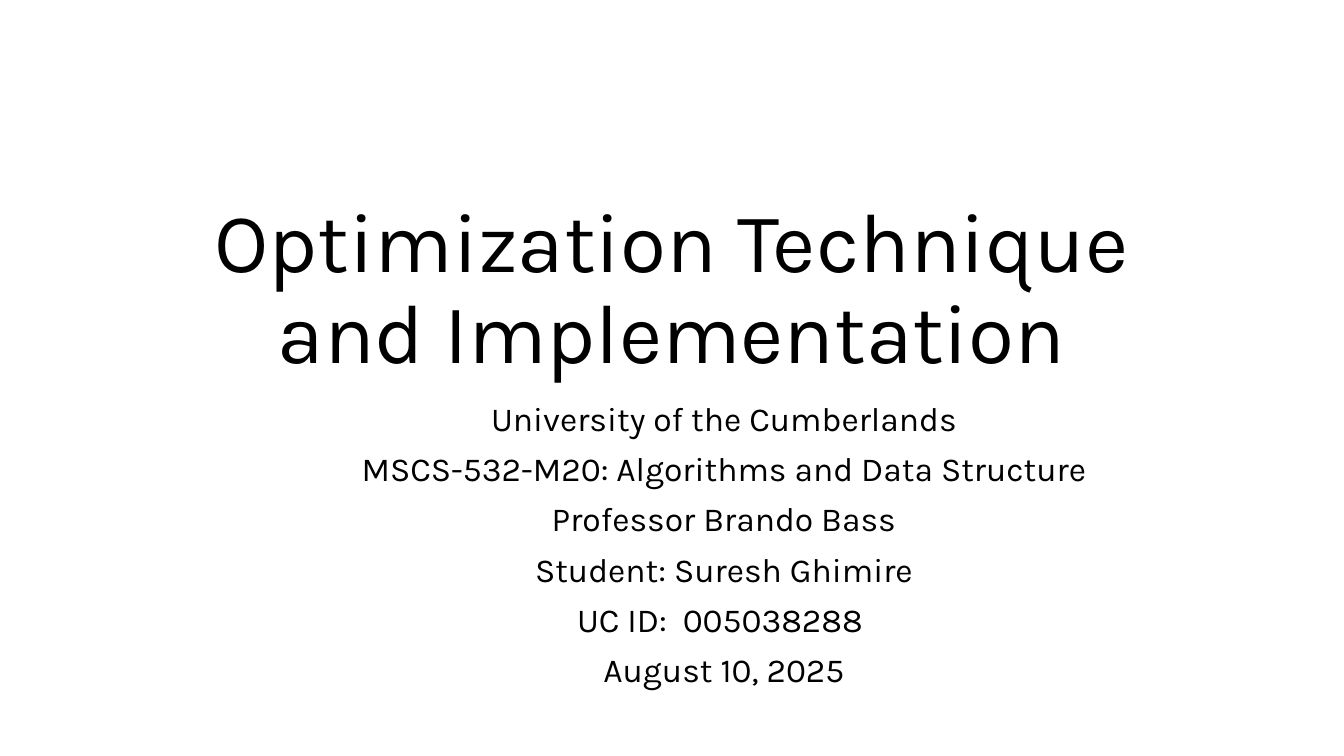
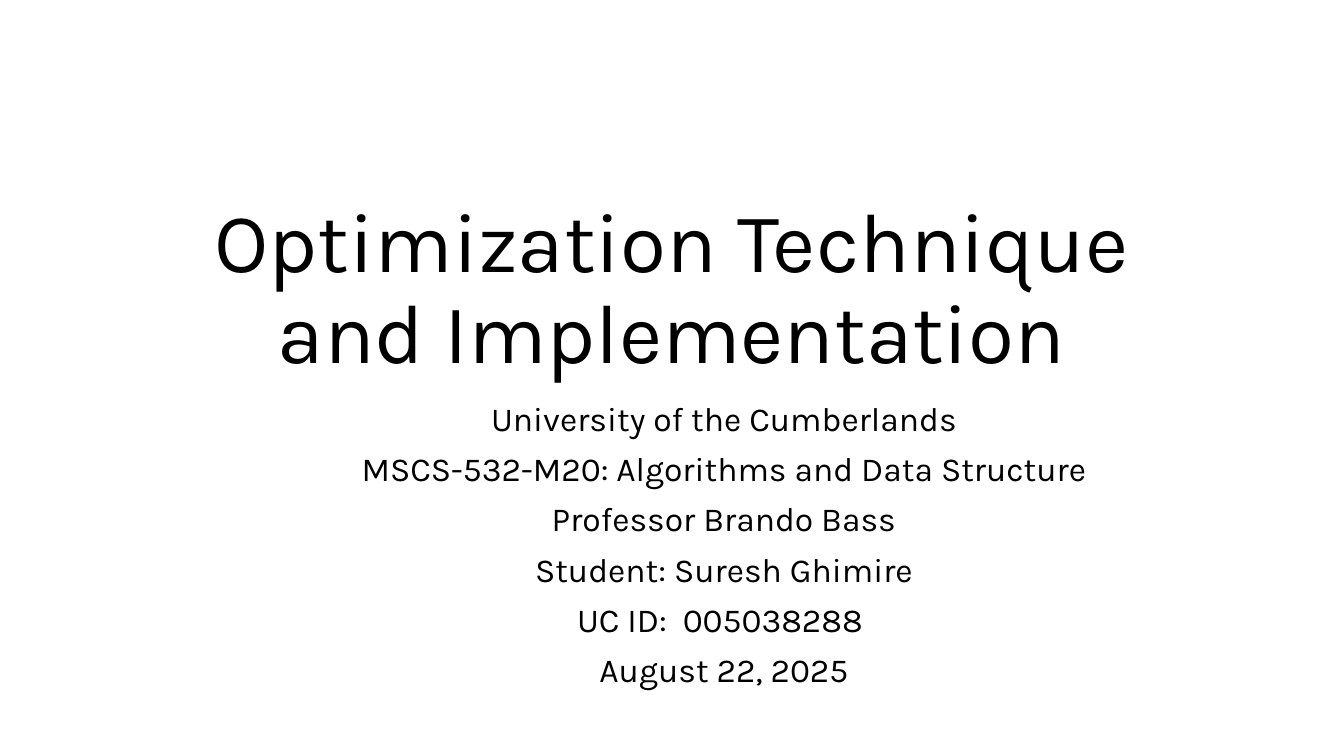
Before and after one commit to sghimire2025/MSCS532_Final_Project, a slide deck: slide 1 of FinalProjectPresentation.pptx. Drawn at 1344x756 pixels with LibreOffice and Linux fonts; fonts in the diff are those of the drawing. Boxes give left, top, right and bottom in pixels: in the first picture for what was removed or moved away, otherwise in the second. Text is boxed around its words. In the diff, an @@ line names an element or a change of style, - is before the commit and + after.

Commit message:
update the ppt

```diff
--- a/FinalProjectPresentation.pptx
+++ b/FinalProjectPresentation.pptx
@@ subtitle at bbox=[599, 660, 849, 691]: text changed @@
-August 10, 2025
+August 22, 2025
```
Also in this commit, not shown: 2 other files.
